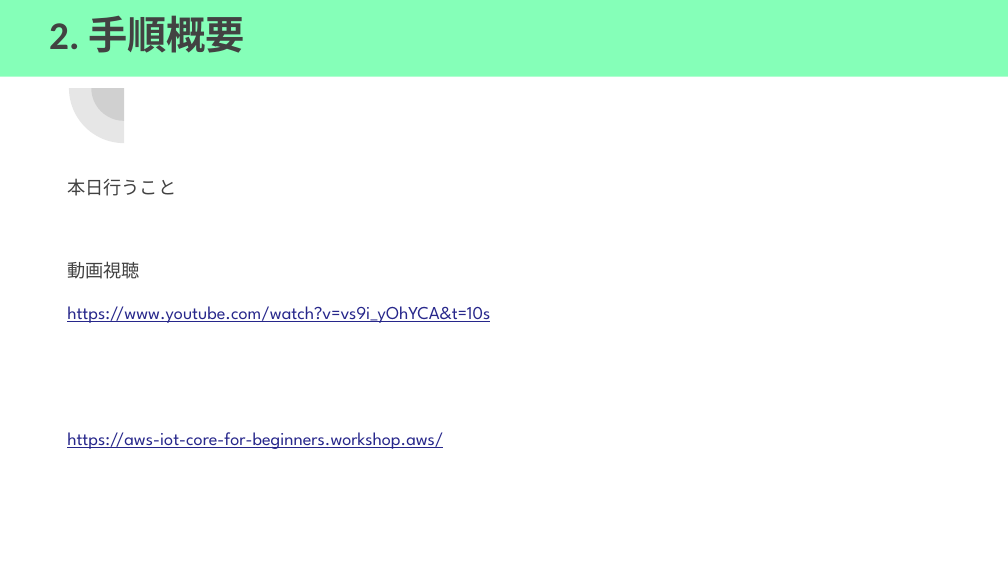
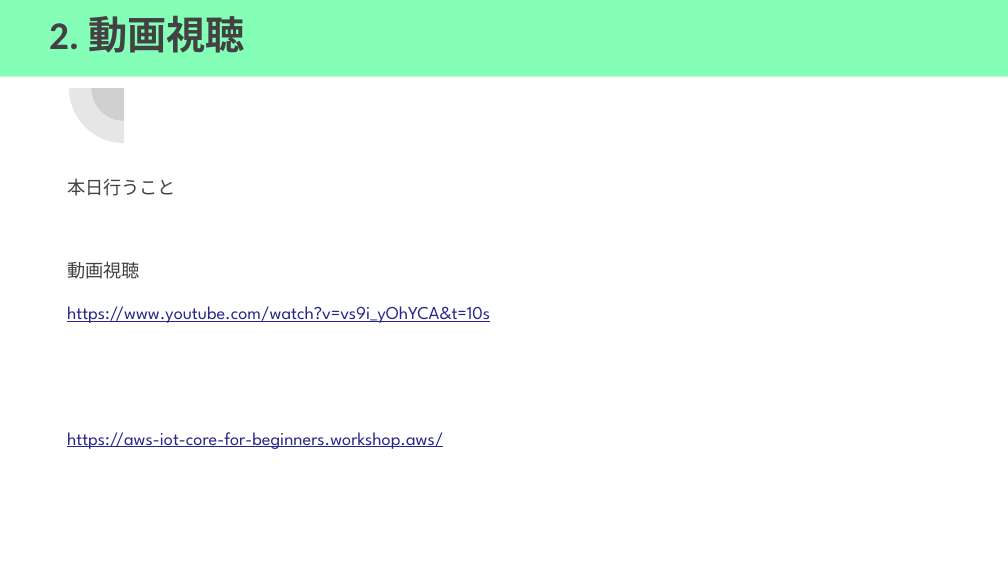
Before and after one commit to f-mio/ICTClub_uexc, a slide deck: slide 6 of 20211019_AWS_iotcore/20211019_ICT同好会_AWS_IoTCore.pptx. Drawn at 1008x567 pixels with LibreOffice and Linux fonts; fonts in the diff are those of the drawing. Boxes give left, top, right and bottom in pixels: in the first picture for what was removed or moved away, otherwise in the second. Text is boxed around its words. In the diff, an @@ line names an element or a change of style, - is before the commit and + after.

```diff
--- a/20211019_AWS_iotcore/20211019_ICT同好会_AWS_IoTCore.pptx
+++ b/20211019_AWS_iotcore/20211019_ICT同好会_AWS_IoTCore.pptx
@@ rectangle "2. 動画視聴" at [0,0,1008,77]: title to rectangle @@
@@ text in rectangle at [49,15,245,53]: text changed @@
-2. 手順概要
+2. 動画視聴
```
Also in this commit, not shown: 7 other slides changed, 5 slides removed, 2 other files.
